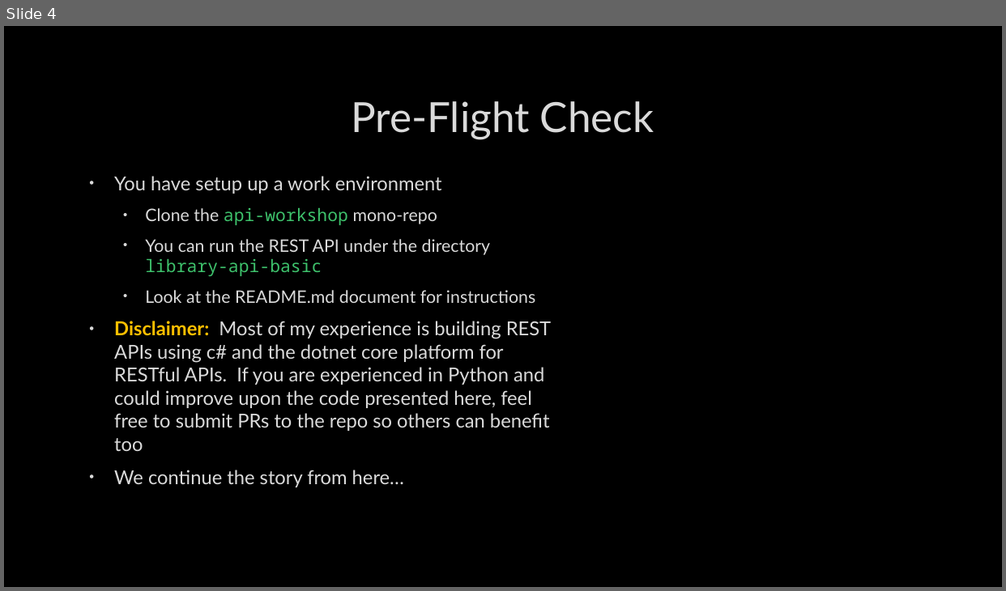
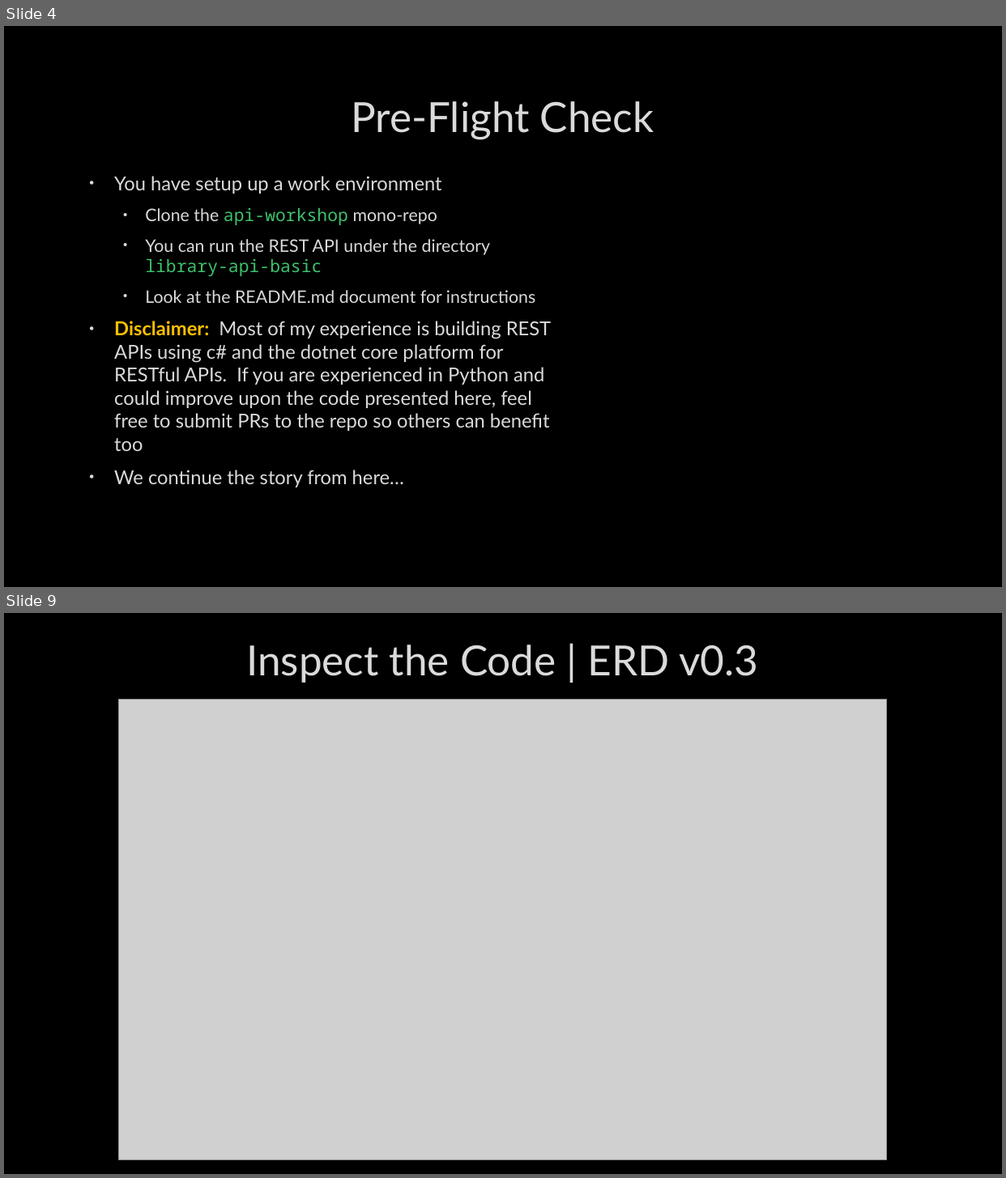
Before and after one commit to SheetMetalConnect/api-workshop, a slide deck: zzz-additional-documentation/Rest-Api-Design-Build-Run-Day-2.pptx. Shown one above the other, each under a label of ours: slide 4 before the commit, slides 4 and 9 after it; the slides between them are not shown. The pictures are 1006x591 and 1006x1178 pixels, drawn with LibreOffice and Linux fonts; fonts in the diff are those of the drawing; grey boxes stand for pictures; background and template pictures are left out. Boxes give left, top, right and bottom in pixels: in the first picture for what was removed or moved away, otherwise in the second. Text is boxed around its words. In the diff, an @@ line names an element or a change of style, - is before the commit and + after.

```diff
--- a/zzz-additional-documentation/Rest-Api-Design-Build-Run-Day-2.pptx
+++ b/zzz-additional-documentation/Rest-Api-Design-Build-Run-Day-2.pptx
@@ slide 9 added at [4,613,1002,1174], background picture (left out) @@
@@ title added at [246,645,758,683], 40 pt, text #DADADA @@
+Inspect the Code | ERD v0.3
@@ picture added at [118,699,888,1161] @@
```
Also in this commit, not shown: 15 other slides added, 1 other file.
